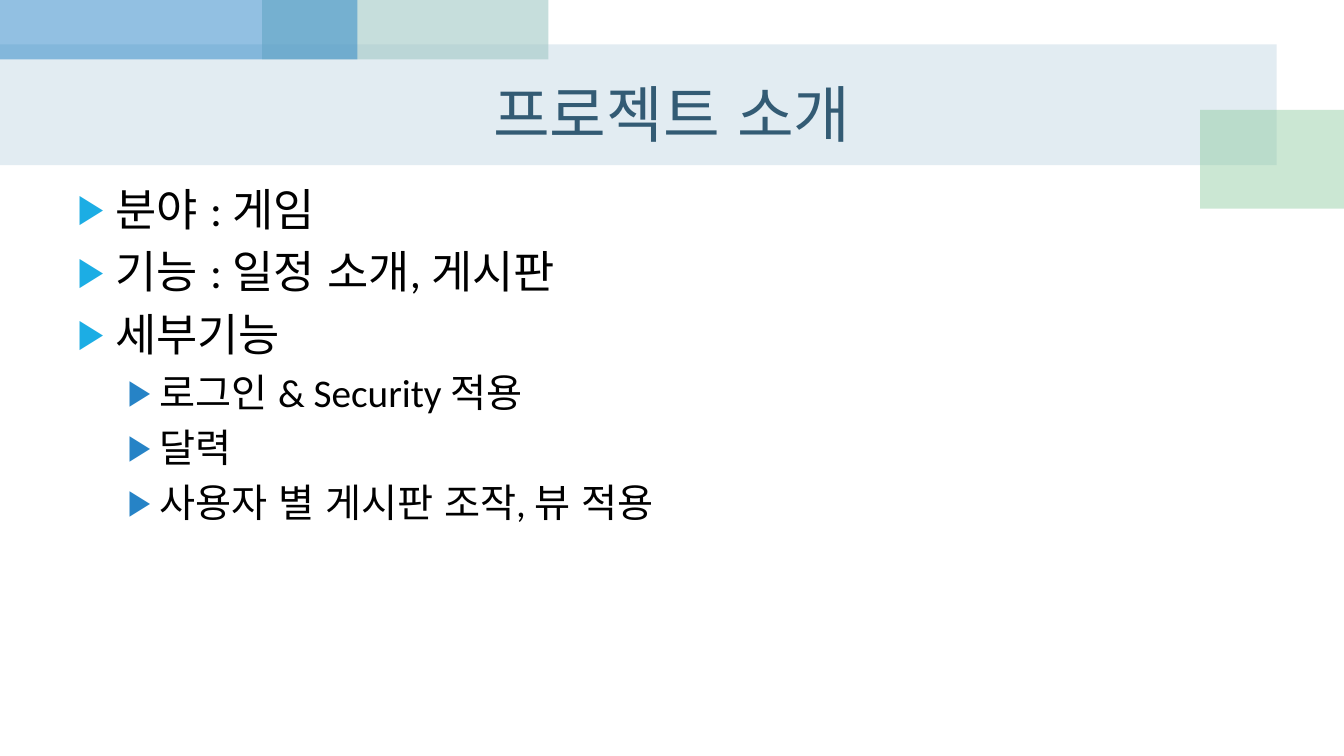
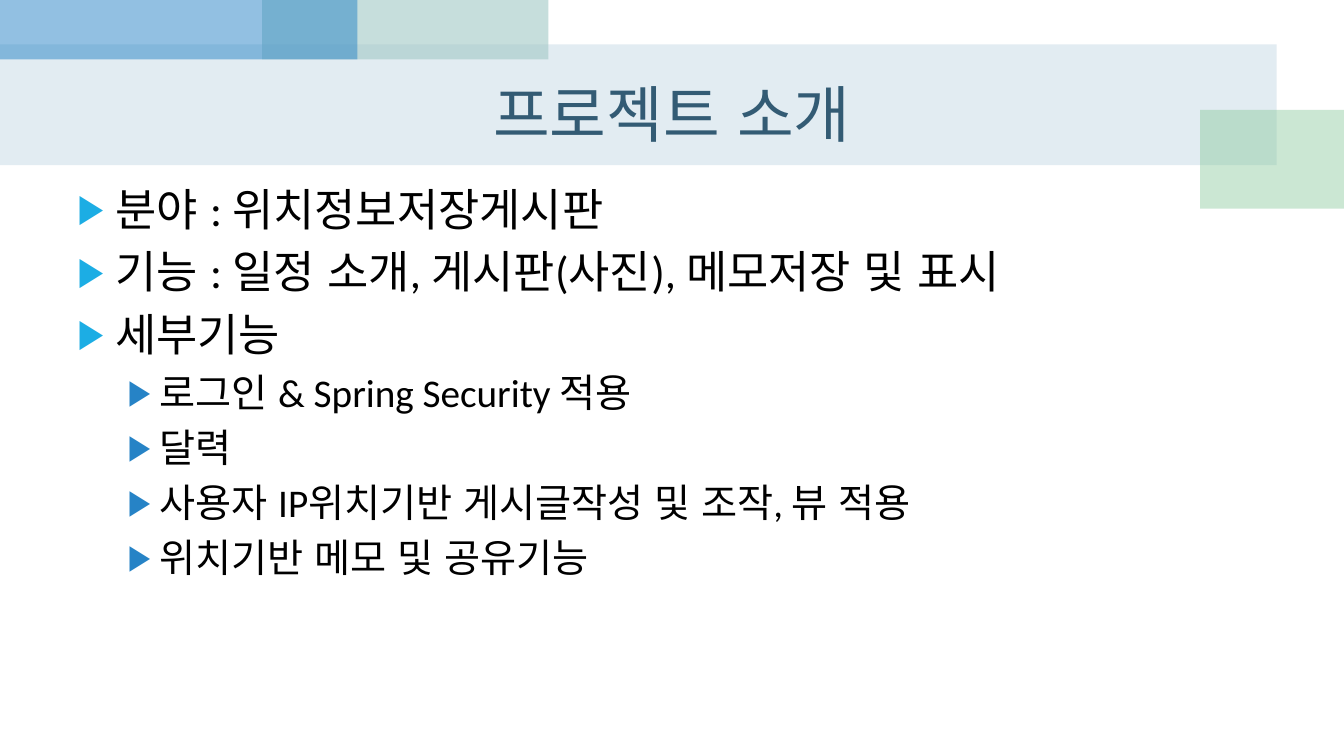
Before and after one commit to BellTigerLee/SelfHomepage, a slide deck: slide 3 of 홈페이지를 만들어보자.pptx. Drawn at 1344x756 pixels with LibreOffice and Linux fonts; fonts in the diff are those of the drawing. Boxes give left, top, right and bottom in pixels: in the first picture for what was removed or moved away, otherwise in the second. Text is boxed around its words. In the diff, an @@ line names an element or a change of style, - is before the commit and + after.

```diff
--- a/홈페이지를 만들어보자.pptx
+++ b/홈페이지를 만들어보자.pptx
@@ text at (115, 189, 999, 294): text changed @@
-▶ 분야 : 게임
-▶ 기능 : 일정 소개, 게시판
+▶ 분야 : 위치정보저장게시판
+▶ 기능 : 일정 소개, 게시판(사진), 메모저장 및 표시
@@ text at (159, 374, 632, 414): text changed @@
-  ▶ 로그인 & Security 적용
+  ▶ 로그인 & Spring Security 적용
@@ text at (159, 484, 911, 575): text changed @@
-  ▶ 사용자 별 게시판 조작, 뷰 적용
+  ▶ 사용자 IP위치기반 게시글작성 및 조작, 뷰 적용
+  ▶ 위치기반 메모 및 공유기능
```
Also in this commit, not shown: 1 other slide changed, 11 other files.
